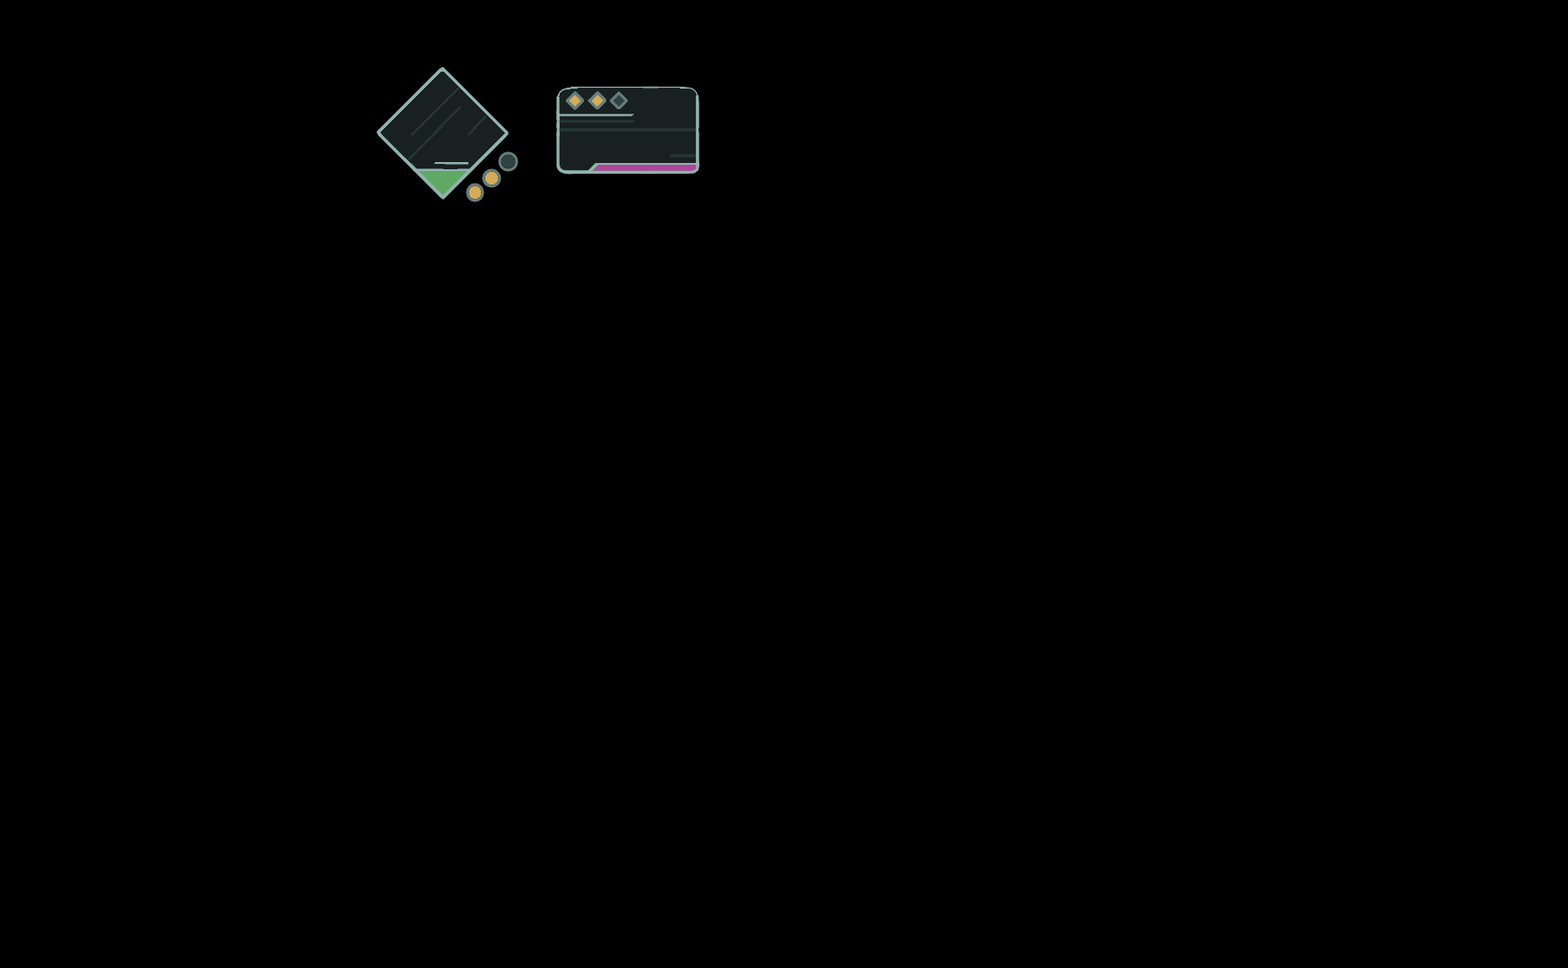
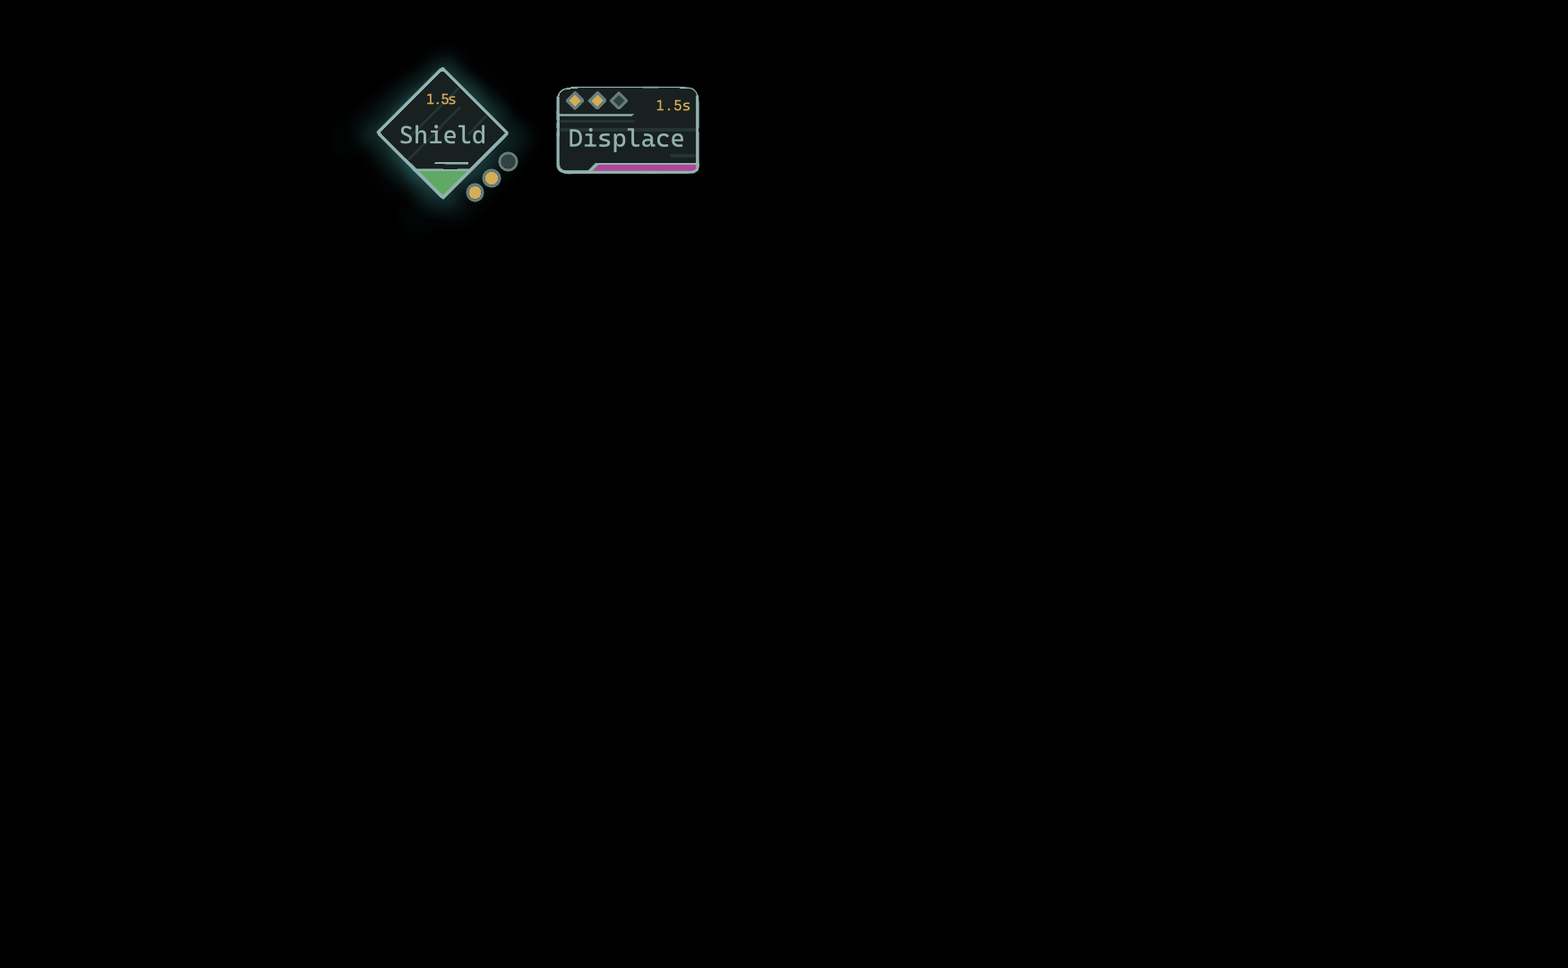
Two versions of the same layered image (1568 × 968). Layer-by-layer changes:
painted on "Function Sketches (alt)" over bbox(331, 114, 684, 235)
added layer "Glow 1" (72%) above "Vector Layer 1" over bbox(331, 45, 631, 235)
painted on "Background" (1st of 2) over bbox(331, 45, 691, 235)